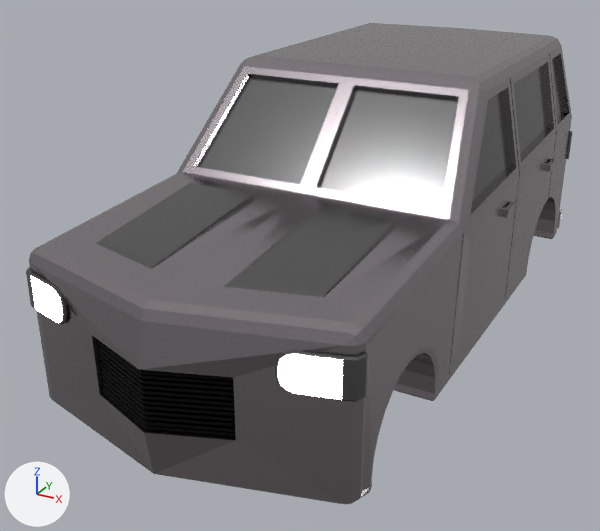
A saved change to the Blender file Car.blend.
Camera for both pictures: a 50 mm lens placed at (4.38, -9.33, 4.12), pointed at (-0.47, -0.51, -0.29). The axes (+X, +Y, +Z) are drawn at lower left. The lights are the same throughout.

In view in the first picture: 'Body'.
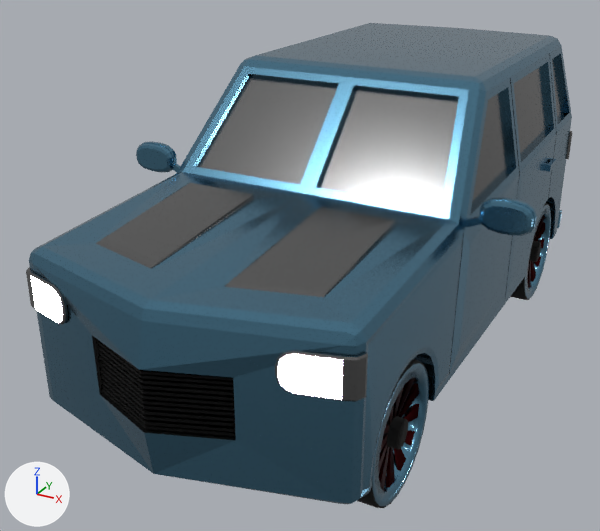
Boxes [x1, y1, x2, y2] around the edits, measured in the pictures (600 x 531 px):
'Body', recoloured (grey to blue)
    both: [28, 23, 572, 504]
'FrontWheel', shown
    after: [357, 359, 429, 508]
'Mirror', shown (blue)
    after: [136, 141, 537, 236]
'FrontWheel.001', shown
    after: [510, 203, 551, 300]

The change in detail:
Material 'Material.001' (mat_material_001) changes colour from grey #a9a1a5 to blue #5e8fa9; in linear values from (0.399, 0.357, 0.378) to (0.113, 0.274, 0.398).
Object 'FrontWheel' (ob_frontwheel) is now shown.
Object 'Mirror' (ob_mirror) is now shown.
Object 'FrontWheel.001' (ob_frontwheel_001) is now shown.
